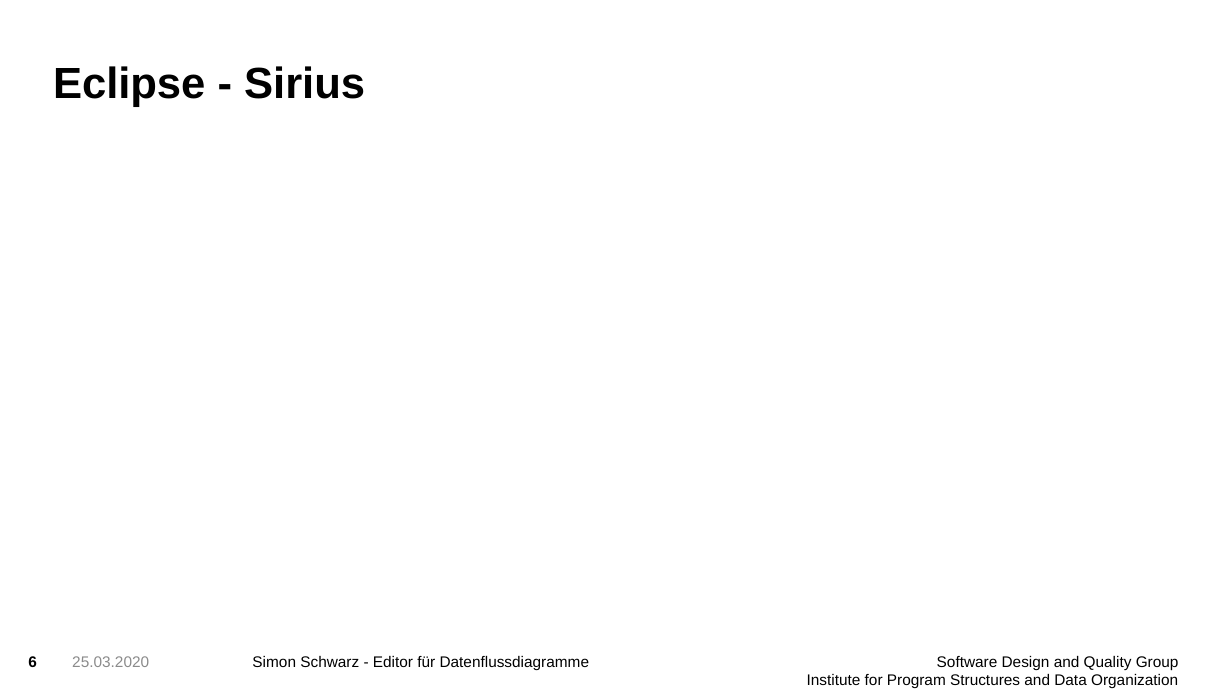
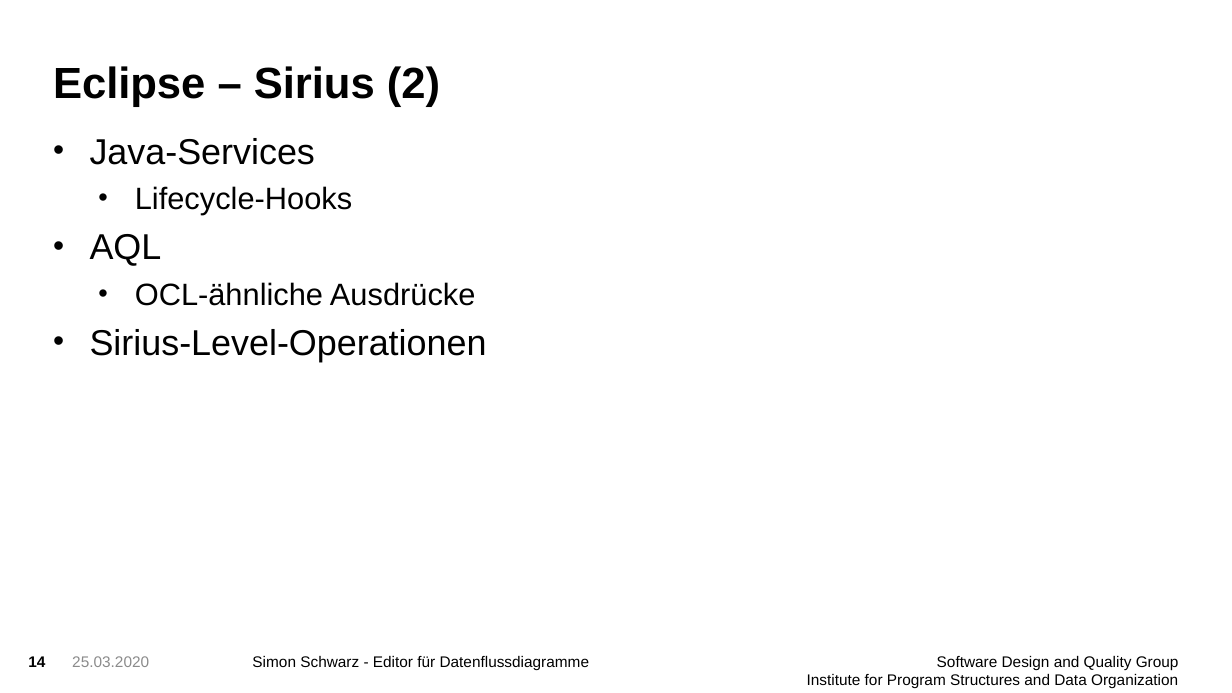
Before and after one commit to FluidTrust/Palladio-Supporting-DataFlowDiagram, a slide deck: slide 14 of presentation/presentation1.pptx (slide 6 before the commit). Drawn at 1232x693 pixels with LibreOffice and Linux fonts; fonts in the diff are those of the drawing; background and template pictures are left out. Boxes give left, top, right and bottom in pixels: in the first picture for what was removed or moved away, otherwise in the second. Text is boxed around its words. In the diff, an @@ line names an element or a change of style, - is before the commit and + after.

```diff
--- a/presentation/presentation1.pptx
+++ b/presentation/presentation1.pptx
@@ title at [53, 66, 440, 107]: text changed @@
-Eclipse - Sirius
+Eclipse – Sirius (2)
@@ text added at [90, 138, 487, 362], 28 pt, text #000000 @@
+• Java-Services
+  • Lifecycle-Hooks
+• AQL
+  • OCL-ähnliche Ausdrücke
+• Sirius-Level-Operationen
@@ page number at [28, 656, 45, 667]: text changed @@
-6
+14
```
Also in this commit, not shown: 13 other slides changed, 3 slides added, 2 slides removed, 6 other files.
